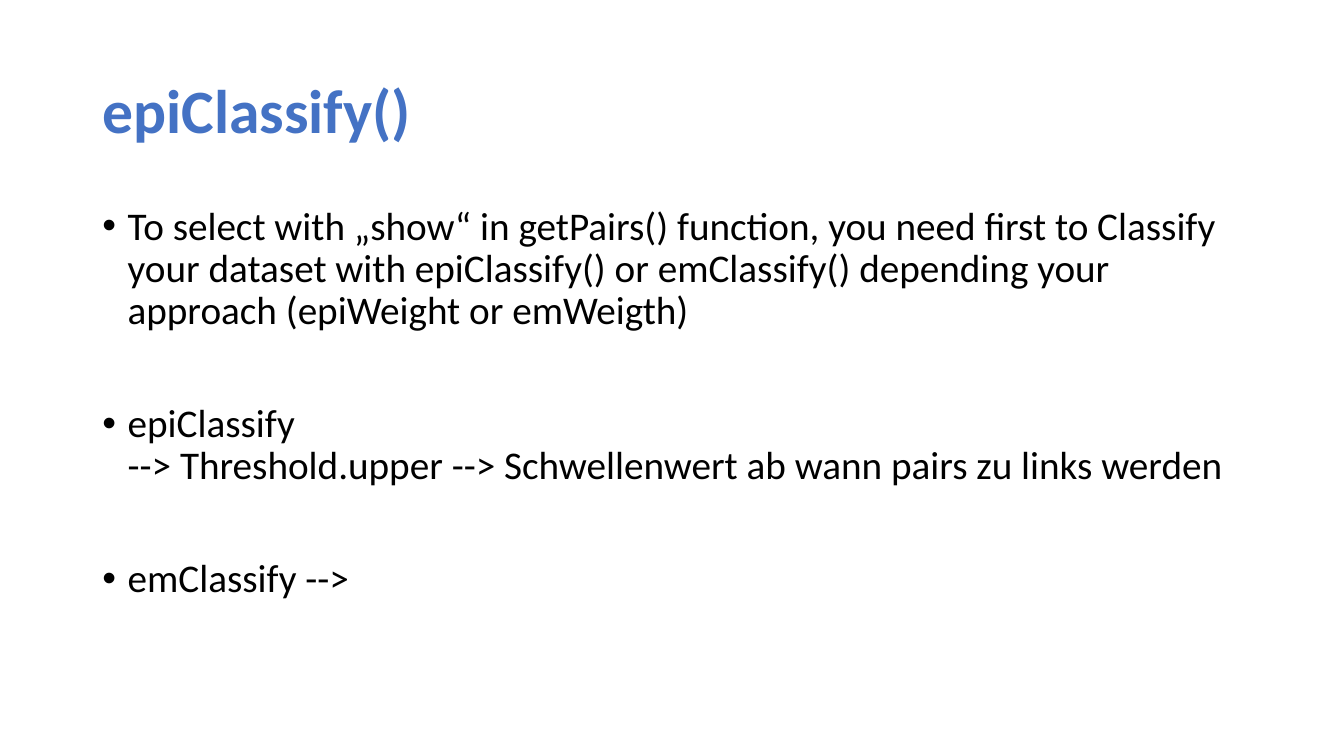
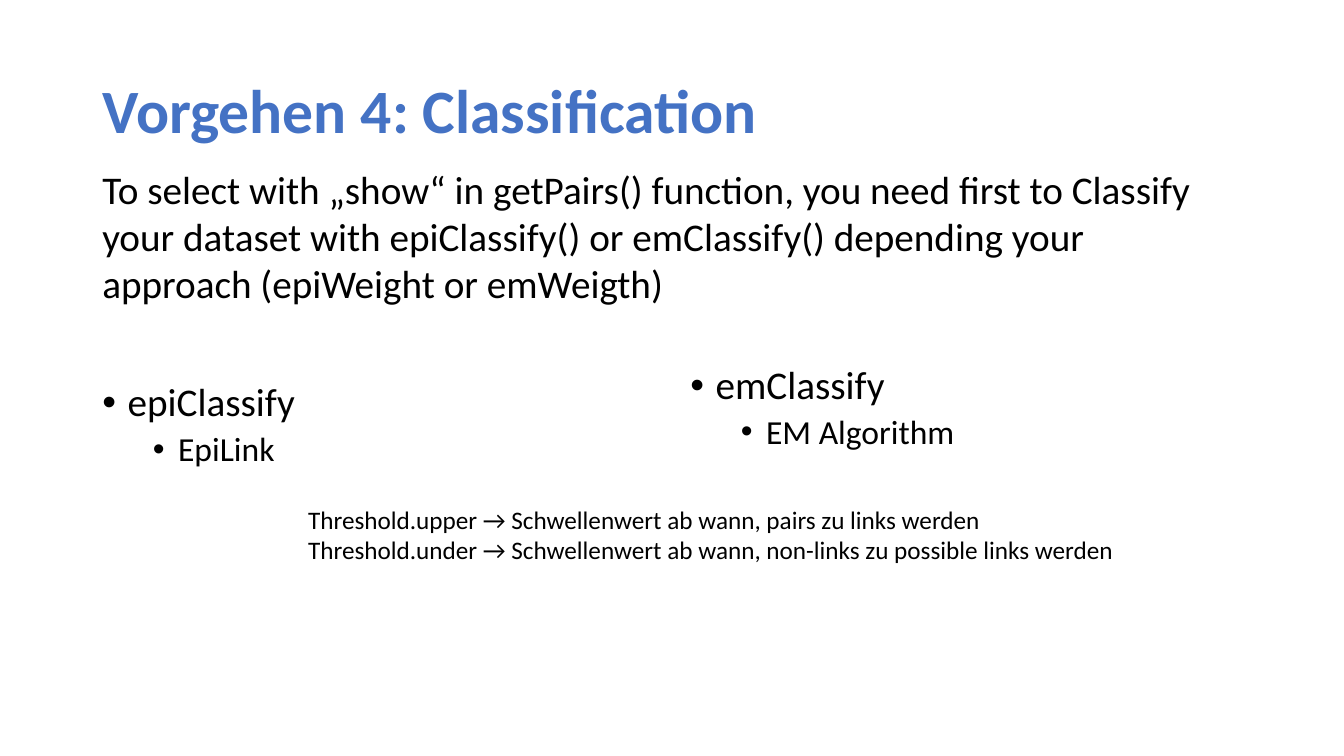
Before and after one commit to schmt5/record-linkage-getPairs, a slide deck: slide 10 of RLgetPairs.pptx (slide 8 before the commit). Drawn at 1344x756 pixels with LibreOffice and Linux fonts; fonts in the diff are those of the drawing. Boxes give left, top, right and bottom in pixels: in the first picture for what was removed or moved away, otherwise in the second. Text is boxed around its words. In the diff, an @@ line names an element or a change of style, - is before the commit and + after.

```diff
--- a/RLgetPairs.pptx
+++ b/RLgetPairs.pptx
@@ title at bbox=[102, 89, 757, 144]: text changed @@
-epiClassify()
+Vorgehen 4: Classification
@@ text "To select with „show“ in ...": place and size @@
-text "To select with „show“ in ..." at bbox=[128, 211, 1222, 599]
+text "To select with „show“ in ..." at bbox=[102, 175, 1190, 305]
@@ text "To select with „show“ in ..." at bbox=[102, 175, 1190, 305]: bullet • to none; line spacing 0.9 to 1; less space between paragraphs @@
@@ text added at bbox=[128, 388, 295, 467], 28 pt, text #000000 @@
+• epiClassify
+  • EpiLink
@@ text added at bbox=[716, 371, 955, 450], 24 pt, text #000000 @@
+• emClassify
+  • EM Algorithm
@@ text at bbox=[128, 409, 1222, 599]: paragraphs removed @@
-• epiClassify
-  --> Threshold.upper --> Schwellenwert ab wann pairs zu links werden
-• emClassify -->
@@ text added at bbox=[308, 511, 1113, 563], 18 pt, text #000000 @@
+Threshold.upper → Schwellenwert ab wann, pairs zu links werden
+Threshold.under → Schwellenwert ab wann, non-links zu possible links werden
```
Also in this commit, not shown: 3 other slides changed, 3 slides added, 1 slide removed, 1 other file.
